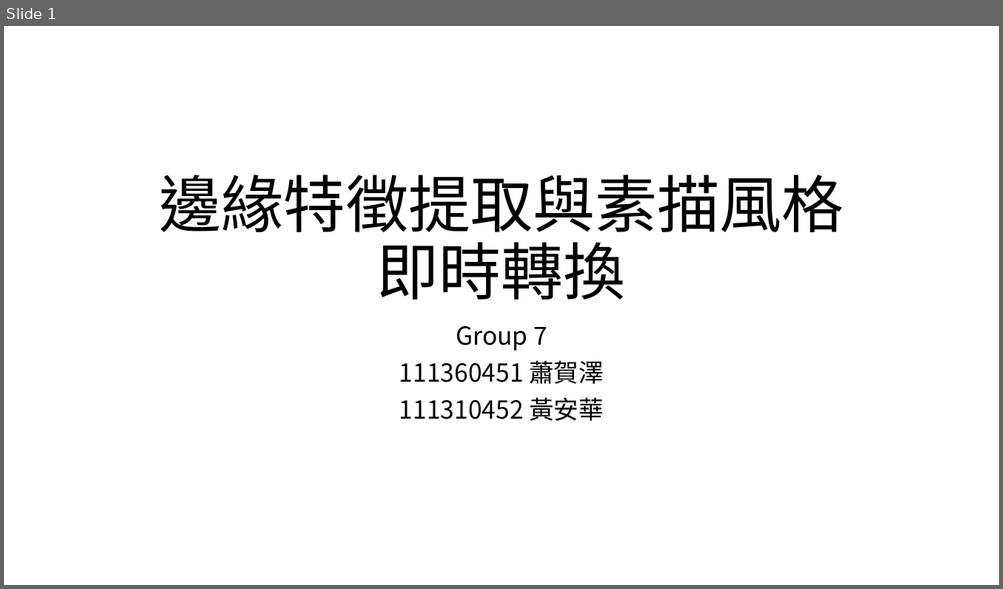
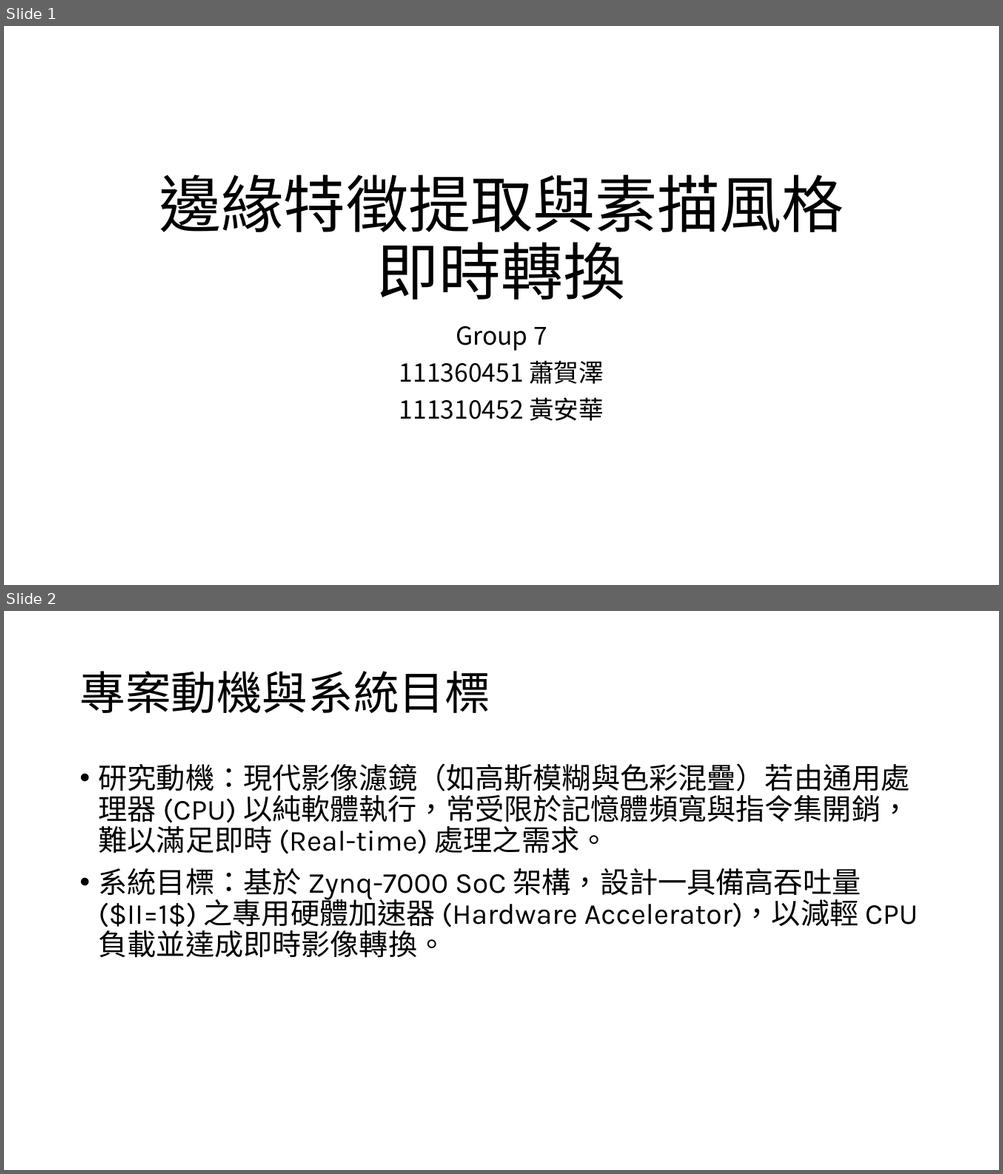
Before and after one commit to Annie04082020/FPGA_Final_prj, a slide deck: sketch_generator.pptx. Shown one above the other, each under a label of ours: slide 1 before the commit, slides 1 and 2 after it. The pictures are 1003x589 and 1003x1174 pixels, drawn with LibreOffice and Linux fonts; fonts in the diff are those of the drawing. Boxes give left, top, right and bottom in pixels: in the first picture for what was removed or moved away, otherwise in the second. Text is boxed around its words. In the diff, an @@ line names an element or a change of style, - is before the commit and + after.

```diff
--- a/sketch_generator.pptx
+++ b/sketch_generator.pptx
@@ slide 2 added at [4,611,999,1170], background #FFFFFF @@
@@ title added at [79,671,489,713], 44 pt, text #000000 @@
+專案動機與系統目標
@@ text added at [99,763,917,958], 28 pt, text #000000 @@
+• 研究動機：現代影像濾鏡（如高斯模糊與色彩混疊）若由通用處理器 (CPU) 以純軟體執行，常受限於記憶體頻寬與指令集開銷，難以滿足即時 (Real-time) 處理之需求。
+• 系統目標：基於 Zynq-7000 SoC 架構，設計一具備高吞吐量 ($II=1$) 之專用硬體加速器 (Hardware Accelerator)，以減輕 CPU 負載並達成即時影像轉換。
```
Also in this commit, not shown: 6 other slides added, 1 slide removed, 4 other files.
